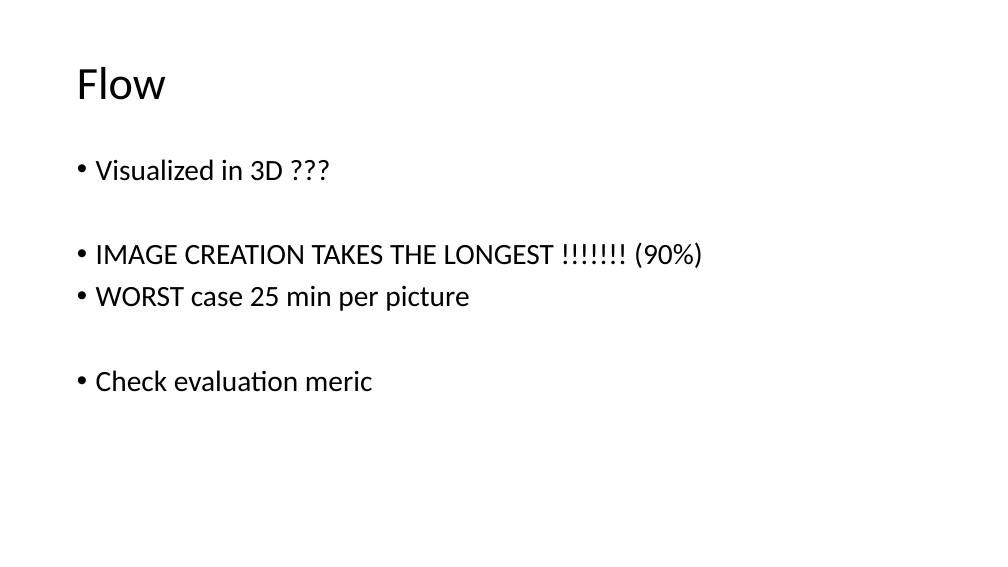
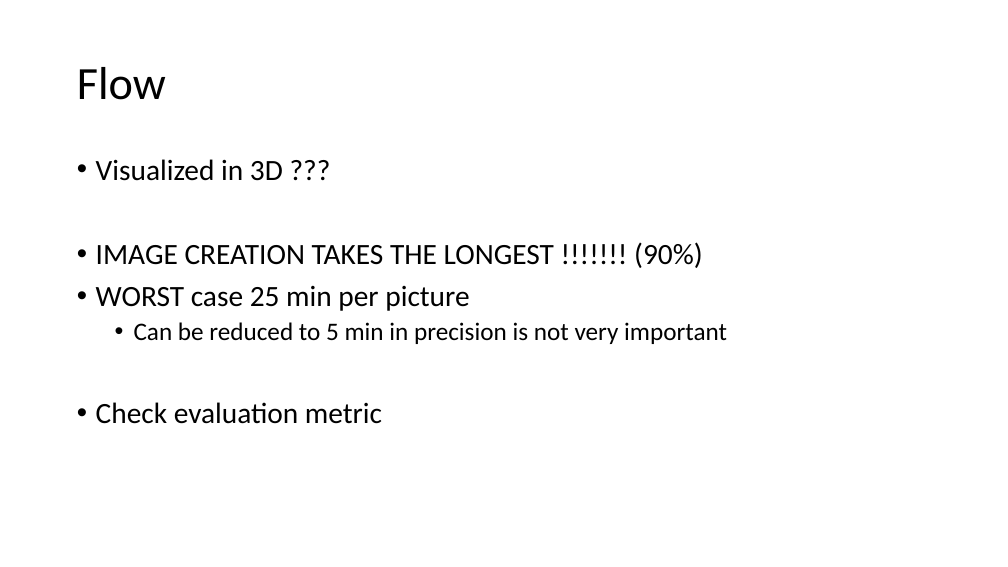
Before and after one commit to JanNalivaika/SSD_EXT, a slide deck: slide 24 of misc/Segmentation.pptx. Drawn at 1008x567 pixels with LibreOffice and Linux fonts; fonts in the diff are those of the drawing. Boxes give left, top, right and bottom in pixels: in the first picture for what was removed or moved away, otherwise in the second. Text is boxed around its words. In the diff, an @@ line names an element or a change of style, - is before the commit and + after.

```diff
--- a/misc/Segmentation.pptx
+++ b/misc/Segmentation.pptx
@@ text at (96,322,727,424): text changed; size 28 to 24 pt @@
-• Check evaluation meric
+  • Can be reduced to 5 min in precision is not very important
+• Check evaluation metric
```
Also in this commit, not shown: 4 other files.
